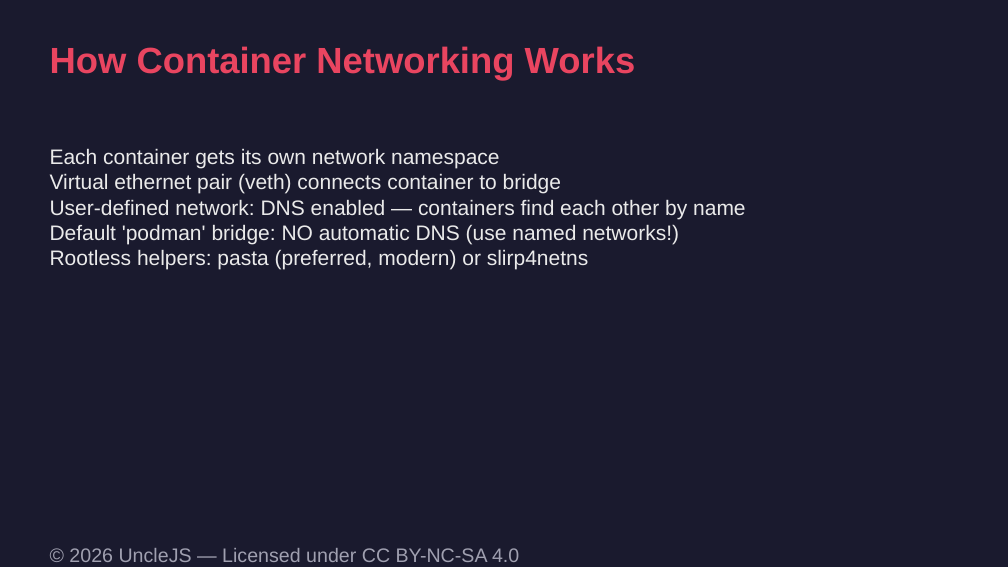
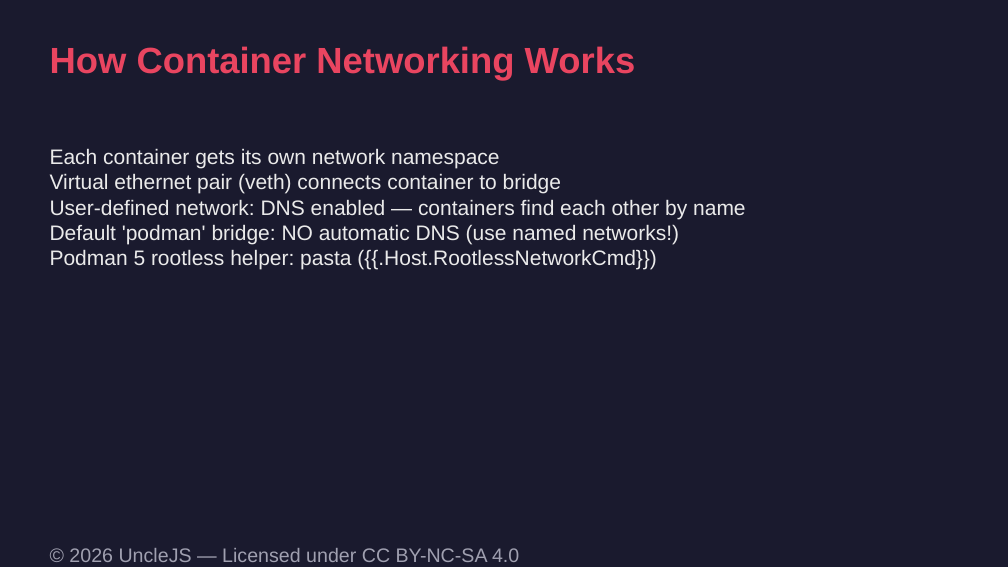
Before and after one commit to UncleJS/course_podman, a slide deck: slide 2 of slides/06-networking.odp. Drawn at 1008x567 pixels with LibreOffice and Linux fonts; fonts in the diff are those of the drawing. Boxes give left, top, right and bottom in pixels: in the first picture for what was removed or moved away, otherwise in the second. Text is boxed around its words. In the diff, an @@ line names an element or a change of style, - is before the commit and + after.

Commit message:
Correct Podman 5 labs and Quadlet units so the course matches the platform.
UID mapping, pasta, secret handling, capstone backup, and auto-update rollback were wrong or incomplete on rootless Podman 5. Exams, cheatsheets, and regenerated slides and PDF now follow the same facts.

```diff
--- a/slides/06-networking.odp
+++ b/slides/06-networking.odp
@@ text at bbox=[50, 249, 657, 270]: text changed @@
-Rootless helpers: pasta (preferred, modern) or slirp4netns
+Podman 5 rootless helper: pasta ({{.Host.RootlessNetworkCmd}})
```
Also in this commit, not shown: 1 other slide changed, 58 other files.
